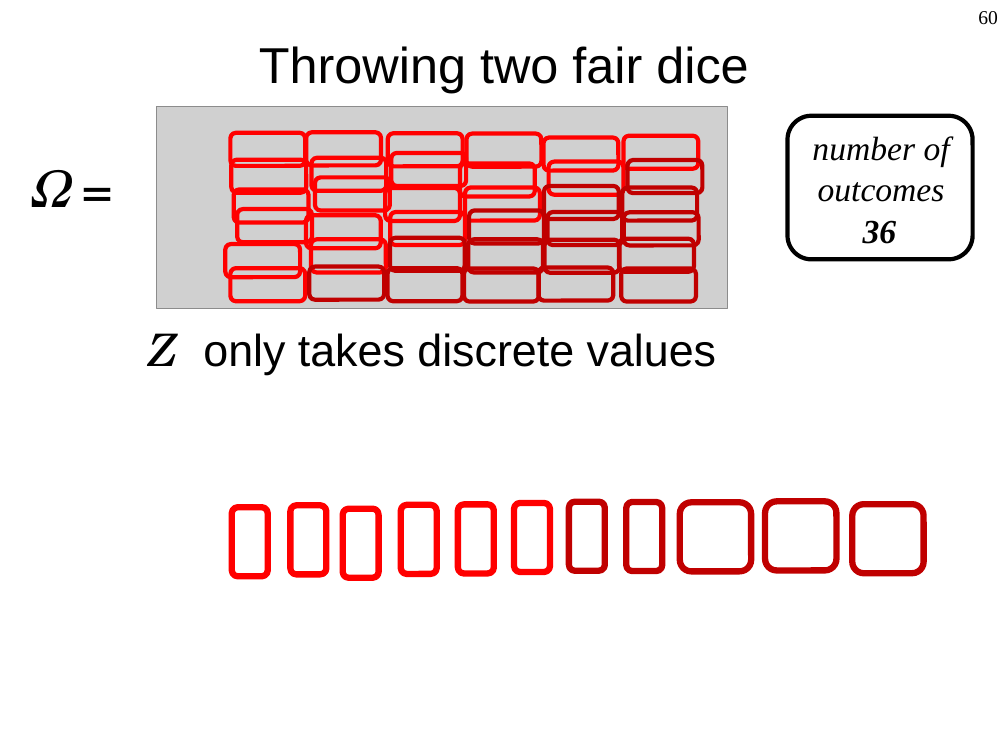
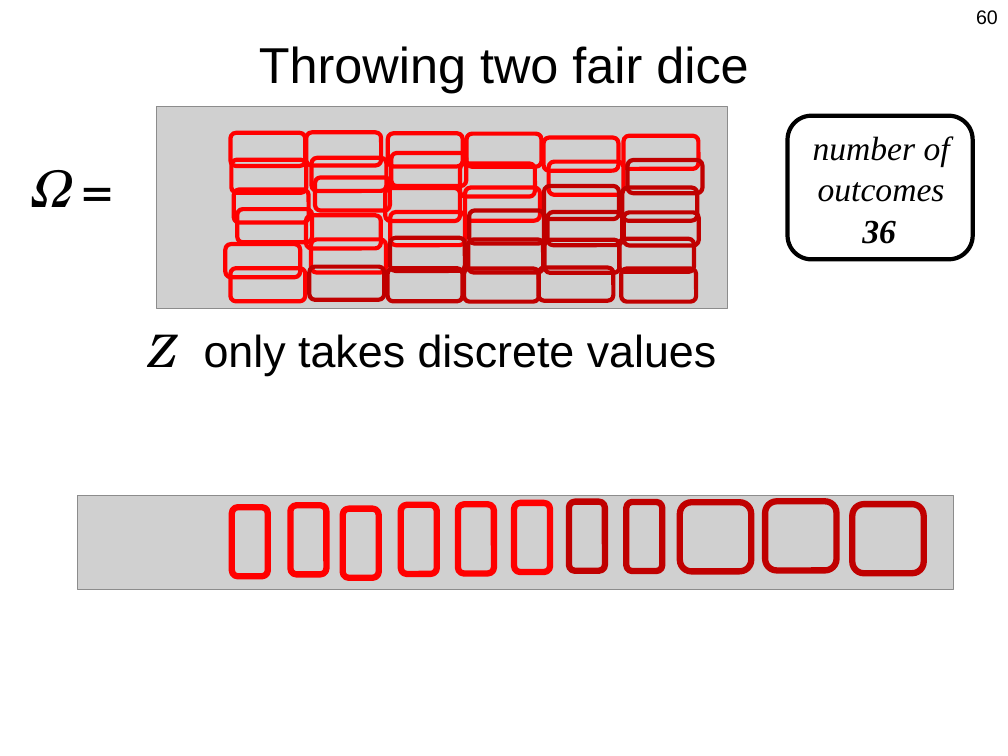
Before and after one commit to Berkeley-ME233/Berkeley-ME233.github.io, a slide deck: slide 60 of static/ME233_Sp16_L2_Probability_Intro.pptx. Drawn at 1008x756 pixels with LibreOffice and Linux fonts; fonts in the diff are those of the drawing; grey boxes stand for pictures. Boxes give left, top, right and bottom in pixels: in the first picture for what was removed or moved away, otherwise in the second. Text is boxed around its words. In the diff, an @@ line names an element or a change of style, - is before the commit and + after.

```diff
--- a/static/ME233_Sp16_L2_Probability_Intro.pptx
+++ b/static/ME233_Sp16_L2_Probability_Intro.pptx
@@ page number at box(976, 10, 998, 25): font Times New Roman to Arial @@
@@ proportions changed in 13 elements at box(232, 159, 306, 193), box(388, 133, 463, 166), box(311, 158, 386, 192), box(465, 187, 539, 221), box(467, 134, 541, 167), box(237, 209, 311, 242), box(306, 216, 381, 249), box(385, 187, 460, 221), box(543, 137, 618, 170), box(628, 160, 703, 194), box(547, 212, 622, 245), box(622, 187, 697, 221), box(544, 240, 619, 273) @@
@@ picture added at box(78, 496, 954, 590) @@
@@ outline #FF0000 4.51 pt to #FF0000 4.5 pt; proportions changed in 6 elements at box(232, 507, 268, 577), box(290, 505, 327, 575), box(401, 505, 437, 575), box(343, 509, 379, 579), box(458, 504, 494, 574), box(514, 503, 550, 573) @@
@@ outline #C00000 4.51 pt to #C00000 4.5 pt; proportions changed in 5 elements at box(569, 502, 605, 572), box(626, 502, 662, 572), box(679, 502, 751, 572), box(765, 501, 837, 571), box(853, 504, 924, 574) @@
```
Also in this commit, not shown: 62 other slides changed, 2 other files.
